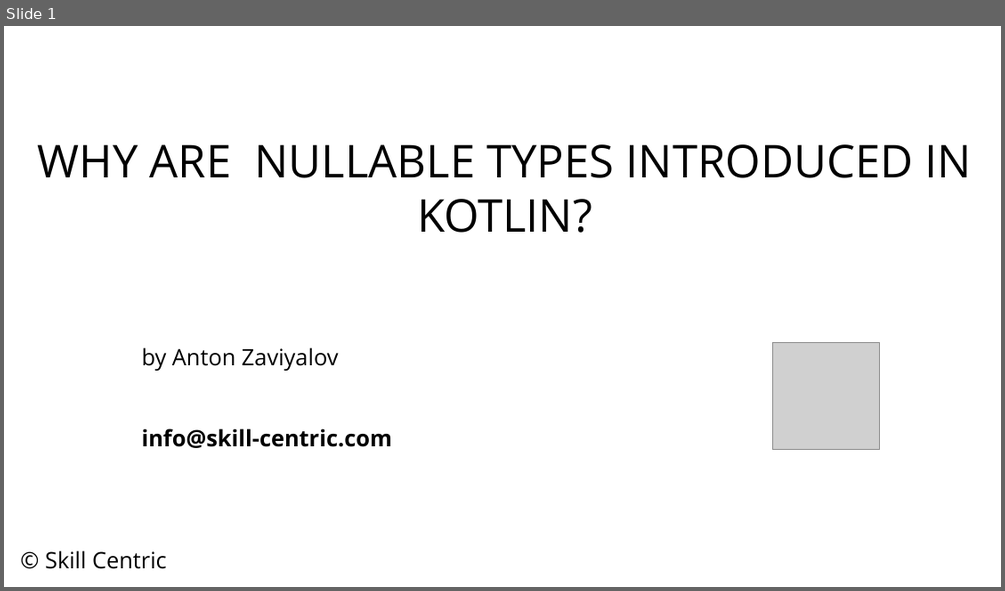
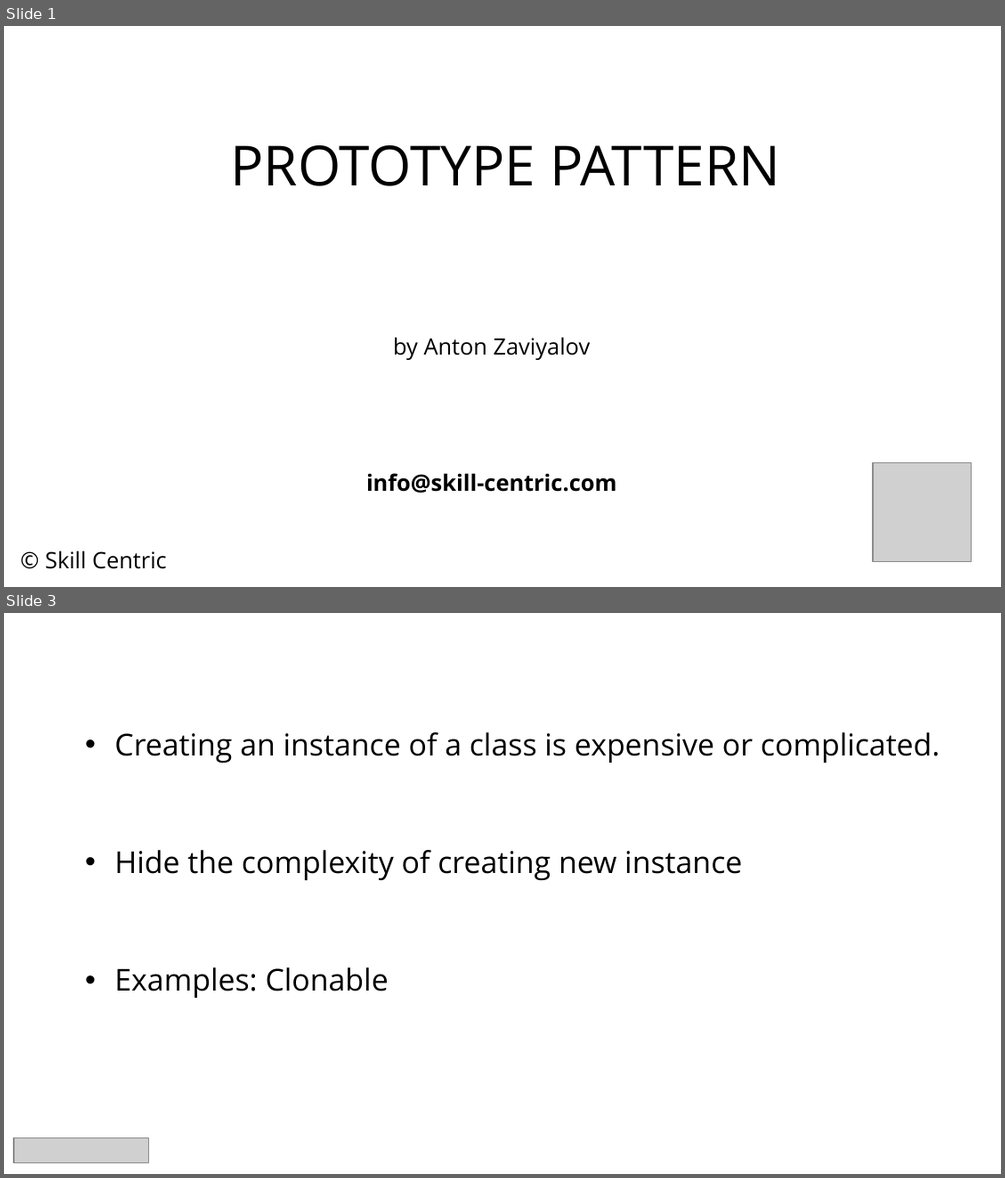
Before and after one commit to skill-centric/utils, a slide deck: src/main/resources/slide-template.pptx. Shown one above the other, each under a label of ours: slide 1 before the commit, slides 1 and 3 after it; the slides between them are not shown. The pictures are 1005x591 and 1005x1178 pixels, drawn with LibreOffice and Linux fonts; fonts in the diff are those of the drawing; grey boxes stand for pictures. Boxes give left, top, right and bottom in pixels: in the first picture for what was removed or moved away, otherwise in the second. Text is boxed around its words. In the diff, an @@ line names an element or a change of style, - is before the commit and + after.

```diff
--- a/src/main/resources/slide-template.pptx
+++ b/src/main/resources/slide-template.pptx
@@ slide 3 added at bbox=[4, 613, 1001, 1174], background #FFFFFF @@
@@ text added at bbox=[114, 732, 940, 997], 24 pt, text #000000 @@
+• Creating an instance of a class is expensive or complicated.
+• Hide the complexity of creating new instance
+• Examples: Clonable
@@ picture added at bbox=[14, 1137, 149, 1163] @@
@@ slide 1 changed as well @@
@@ text at bbox=[231, 145, 781, 186]: text changed; size 36 to 44 pt @@
-WHY ARE NULLABLE TYPES INTRODUCED IN KOTLIN?
+PROTOTYPE PATTERN
@@ text "by Anton Zaviyalov": place and size @@
-text "by Anton Zaviyalov" at bbox=[142, 347, 392, 448]
+text "by Anton Zaviyalov" at bbox=[366, 337, 616, 492]
@@ text "by Anton Zaviyalov" at bbox=[366, 337, 616, 492]: alignment left to centre @@
@@ picture removed at bbox=[773, 343, 880, 450] @@
@@ picture added at bbox=[874, 463, 971, 562] @@
```
Also in this commit, not shown: 1 other slide changed, 2 other slides added, 12 slides removed.
